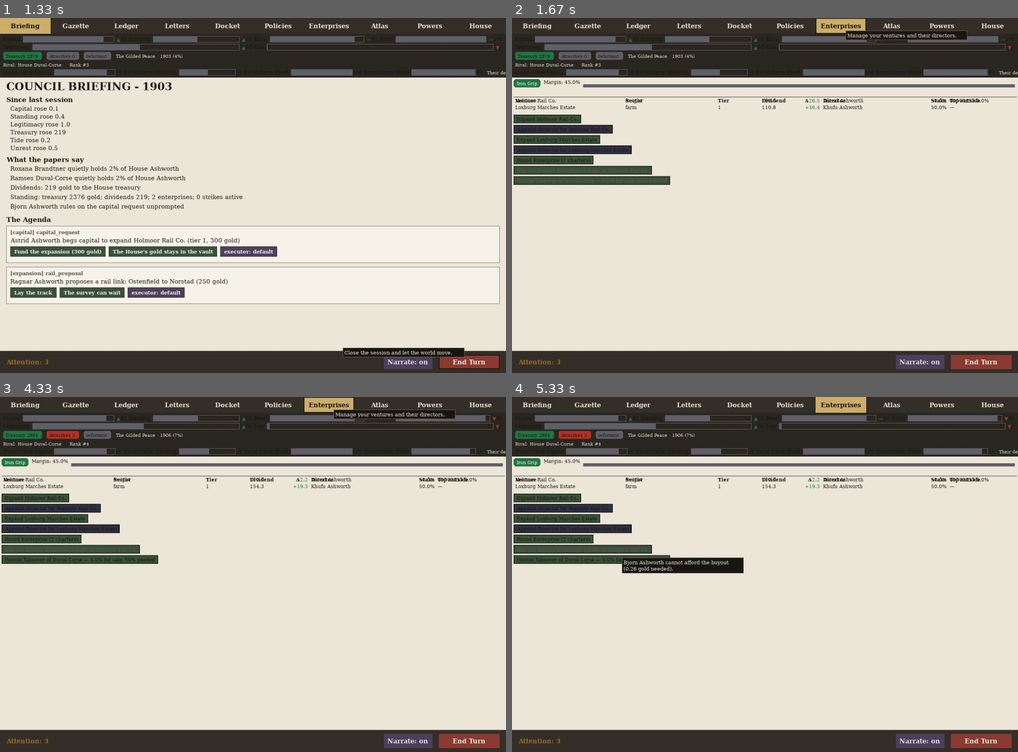
Above: before the commit, frames 1-4 (two rows, left to right).
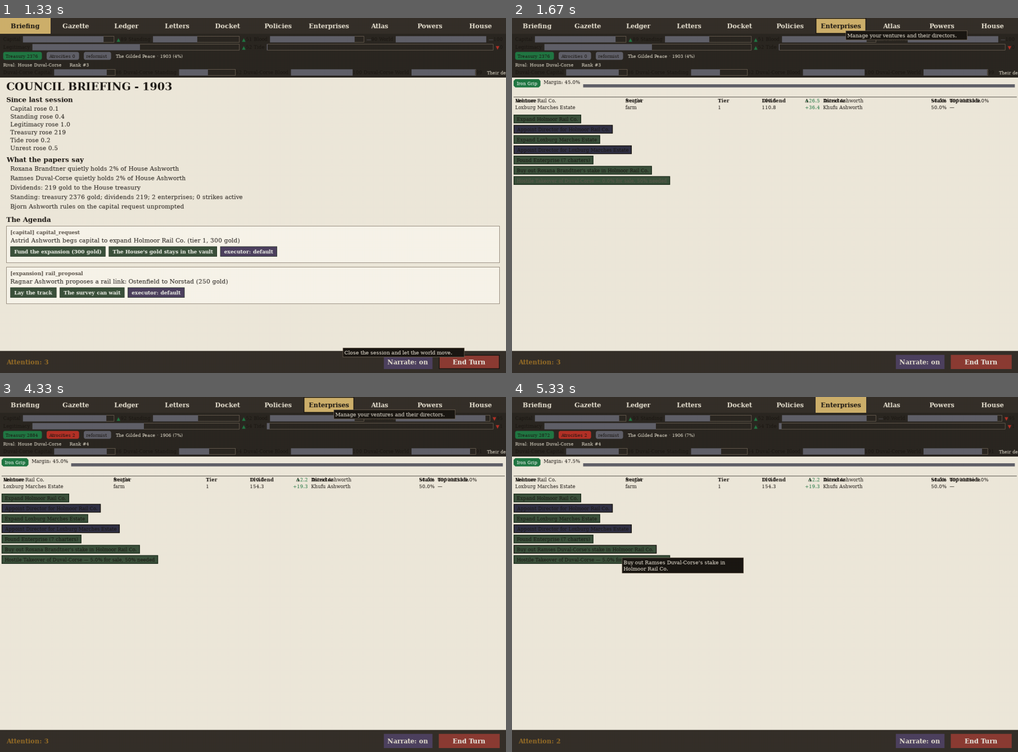
Above: after the commit, the same moments.

Repository: civersen222/Guilded-Age
Game: pygame game, started from gilded/__main__.py
Same seed, same stepped clock (60 frames per second), same inputs: the game is played once before the commit and once after it.
Inputs (mouse positions are in pixels of both pictures, inside the frame that each line leads up to):
- Up to frame 1 (1.33 s): click "Enterprises" at 0.38 s; click "End Turn" at 0.72 s; click "End Turn" at 1.05 s
- Up to frame 2 (1.67 s): click "Enterprises" at 1.38 s
- Up to frame 3 (4.33 s): click "End Turn" at 1.72 s; click (227, 666) at 2.05 s; click "End Turn" at 2.38 s; click (182, 499) at 2.72 s; click "Enterprises" at 4.05 s
- Up to frame 4 (5.33 s): click (618, 507) at 4.38 s; click (618, 553) at 5.22 s

Frame 1 is identical in both runs. In frame 2, 0.1% of the frame differs, in the area x 1-27%, y 42-44%; in frame 3, 0.1%; in frame 4, 0.4%, in the area x 1-95%, y 5-98%.

Commit message:
add stake_cost helper; update buyout to use house treasury instead of character purses

Diff:
--- a/gilded/society/shares.py
+++ b/gilded/society/shares.py
@@ -10,6 +10,12 @@
 from gilded.enterprises import output_gold
 from gilded.society.characters import modify_opinion
 from gilded.society.labor import dividend_multiplier
+
+
+def stake_cost(ent, pct, game) -> float:
+    """Cost to buy `pct` percent of an enterprise at current market value."""
+    val = game.market.value(ent, game)
+    return val * pct / 100.0
 
 
 def priced_transfer(ent, seller, buyer, pct, market, game, dry_run=False) -> float:
--- a/gilded/tests/test_ui_actions.py
+++ b/gilded/tests/test_ui_actions.py
@@ -154,8 +154,8 @@
     drawn = _collect_emitted_keys(state.view)
 
     assert drawn == {
-        "appoint_director", "close_director_picker", "end_turn",
-        "expand_enterprise", "open_director_picker",
+        "appoint_director", "close_director_picker", "defend_buyout",
+        "end_turn", "expand_enterprise", "open_director_picker",
         "place_informant", "rule", "select_province", "set_stance",
         "tab", "toggle_narrate",
     }, f"the drawn set moved: {sorted(drawn)}"
@@ -641,15 +641,12 @@
 
 
 def _fund_house(state, amount):
-    """Put *amount* in every purse in the player's house.
-
-    The buyout is routed through the domain SEAT HOLDER, not the ruler, and the
-    engine checks that person's purse. On the seed-99 fixture the seat holder
-    holds nothing while the ruler holds 140 gold -- so a test that funded only
-    the ruler would be testing the refusal path while believing it tested the
-    trade. Funding everyone makes the arrangement true whoever the engine picks,
-    without the test having to reach in and name the executor.
+    """Put *amount* in the house treasury and every character's purse.
+
+    The buyout now reads from the house treasury (not an individual purse).
+    Funding both keeps the helper honest whichever path the engine takes.
     """
+    state.game.houses[state.view.house].treasury = amount
     for c in state.game.realms[state.view.house].characters:
         c.gold_reserve = amount
 
@@ -664,65 +661,45 @@
 
 
 def test_the_buyout_reads_the_purse_the_engine_will_spend_from():
-    """FIND-3. A rich ruler does not make the trade affordable.
-
-    `initiative()` routes a purchase through the domain SEAT HOLDER, and
-    `_exec_share_trade` checks THAT person's gold -- not the ruler's. On the
-    seed-99 fixture the ruler holds 140 gold and the seat holder holds none,
-    so a button that read the ruler's purse would light up, spend the
-    attention, and buy nothing: a live control that silently does nothing,
-    which is the exact failure this arc exists to remove.
-
-    Both directions are asserted. Only refusing when the ruler is poor would
-    pass for a check that reads either purse; only accepting when the executor
-    is rich would pass for a check that reads neither. Together they name one
-    purse and no other.
+    """FIND-3. The buyout reads the house treasury, not individual purses.
+
+    Both directions are asserted. Only refusing when the treasury is empty
+    would pass for a check that reads either purse; only accepting when the
+    treasury is funded would pass for a check that reads neither. Together
+    they name one purse and no other.
     """
     state = _rich_state()
     view, game = state.view, state.game
     offer, _ent, _outside_id = _buyout_offer(view)
-    executor = _buy_executor(state)
-    ruler = game.realms[view.house].ruler
-    assert executor.id != ruler.id, (
-        "fixture premise moved: the executor IS the ruler, so this test "
-        "cannot tell the two purses apart")
-
-    # Rich ruler, empty executor -> must refuse, and must say whose purse.
-    _fund_house(state, 0.0)
-    ruler.gold_reserve = 10_000.0
+
+    # Empty treasury -> must refuse
+    game.houses[view.house].treasury = 0.0
     ok, why = act.ACTIONS["defend_buyout"].eligible(game, view.house,
                                                     offer["action"])
     assert not ok, (
-        f"the buyout was offered because the ruler is rich, but "
-        f"{executor.name}, who must actually pay, holds nothing")
-    assert executor.name in why, (
-        f"the refusal does not name the person who cannot pay: {why!r}")
-
-    # Empty ruler, rich executor -> must allow.
-    _fund_house(state, 0.0)
-    executor.gold_reserve = 10_000.0
+        "the buyout was offered despite an empty treasury")
+    assert why, "the refusal gave no reason"
+
+    # Funded treasury -> must allow
+    game.houses[view.house].treasury = 10_000.0
     ok2, why2 = act.ACTIONS["defend_buyout"].eligible(game, view.house,
                                                       offer["action"])
     assert ok2, (
-        f"the buyout was refused while {executor.name}, who pays for it, "
-        f"holds 10,000 gold: {why2}")
-
-    # And the dispatch must spend the SAME purse the check read. If the check
-    # reads the executor and the dispatch routes through the ruler, the button
-    # lights up on a purse it will never touch and the trade dies inside the
-    # engine -- the same silent nothing, one layer down.
+        f"the buyout was refused while treasury holds 10,000 gold: {why2}")
+
+    # And the dispatch must spend the SAME purse the check read.
     ent = next(e for e in game.enterprises
                if e.eid == offer["action"]["defend_buyout"][0])
     outside_id = offer["action"]["defend_buyout"][1]
     before = ent.ledger.get(outside_id, 0.0)
+    before_treasury = game.houses[view.house].treasury
     act.ACTIONS["defend_buyout"].dispatch(game, view.house, view,
                                           offer["action"])
     assert ent.ledger.get(outside_id, 0.0) < before, (
-        f"the buyout was allowed on {executor.name}'s 10,000 gold and then "
-        f"moved nothing; the dispatch is spending a different purse")
-    assert executor.gold_reserve < 10_000.0, (
-        f"the shares moved but {executor.name}, whose purse the button "
-        f"checked, still holds all 10,000 gold")
+        "the buyout was allowed on 10,000 treasury and then moved nothing; "
+        "the dispatch is spending a different purse")
+    assert game.houses[view.house].treasury < before_treasury, (
+        "the shares moved but treasury was not debited")
 
 
 def test_the_buyout_quote_is_the_price_the_engine_charges():
@@ -812,8 +789,7 @@
     house_ids = {c.id for c in game.realms[view.house].characters}
     before_holder = ent.ledger.get(outside_id, 0.0)
     before_house = sum(v for k, v in ent.ledger.items() if k in house_ids)
-    before_gold = sum(c.gold_reserve
-                      for c in game.realms[view.house].characters)
+    before_treasury = game.houses[view.house].treasury
     assert before_holder > 0, "fixture premise moved: nothing to buy out"
 
     ok, why = act.ACTIONS["defend_buyout"].eligible(game, view.house,
@@ -831,9 +807,8 @@
     gained = sum(v for k, v in ent.ledger.items() if k in house_ids) - before_house
     assert gained == pytest.approx(moved, rel=1e-9), (
         f"{moved:.4f}% left the holder but {gained:.4f}% reached the house")
-    after_gold = sum(c.gold_reserve
-                     for c in game.realms[view.house].characters)
-    assert after_gold < before_gold, "the shares moved but were free"
+    after_treasury = game.houses[view.house].treasury
+    assert after_treasury < before_treasury, "the shares moved but were free"
 
 
 def test_the_buyout_costs_one_attention():
--- a/gilded/ui/actions.py
+++ b/gilded/ui/actions.py
@@ -222,7 +222,7 @@
     ent = next((e for e in game.enterprises if e.eid == eid), None)
     if ent is None:
         return False, "The enterprise no longer exists."
-    from gilded.society.shares import priced_transfer
+    from gilded.society.shares import stake_cost
     by_id = {c.id: c for r in game.realms.values() for c in r.characters}
     seller = by_id.get(outside_id)
     if seller is None:
@@ -230,14 +230,12 @@
     pct = ent.ledger.get(outside_id, 0.0)
     if pct <= 0:
         return False, f"{seller.name} has no stake in {ent.name}."
-    from gilded.ai import _executor_for
-    realm = game.realms[house]
-    from gilded.docket import INITIATIVES, _fmt_gold
-    domain = INITIATIVES["buy_shares"][0]
-    executor = _executor_for(game, realm, domain)
-    quote = priced_transfer(ent, seller, executor, pct, game.market, game, dry_run=True)
-    if executor.gold_reserve < quote:
-        return False, f"{executor.name} cannot afford the buyout ({_fmt_gold(quote)} gold needed)."
+    from gilded.houses import House
+    house_obj: House = game.houses[house]
+    from gilded.docket import _fmt_gold
+    quote = stake_cost(ent, pct, game)
+    if house_obj.treasury < quote:
+        return False, f"House {house} cannot afford the buyout ({_fmt_gold(quote)} gold needed, {_fmt_gold(house_obj.treasury)} in treasury)"
     return True, ""
 
 
--- a/gilded/ui/broadsheet.py
+++ b/gilded/ui/broadsheet.py
@@ -32,19 +32,11 @@
 
 def _buyout_price(ent, owner_id, game):
     """Price to buy out a rival's stake in an enterprise."""
-    from gilded.society.shares import priced_transfer
-    from gilded.ai import _executor_for
-    from gilded.docket import INITIATIVES
-    by_id = {c.id: c for r in game.realms.values() for c in r.characters}
-    seller = by_id.get(owner_id)
-    if seller is None:
-        return 0
+    from gilded.society.shares import stake_cost
     pct = ent.ledger.get(owner_id, 0.0)
     if pct <= 0:
         return 0
-    realm = game.realms[ent.house]
-    executor = _executor_for(game, realm, INITIATIVES["buy_shares"][0])
-    return priced_transfer(ent, seller, executor, pct, game.market, game, dry_run=True)
+    return stake_cost(ent, pct, game)
 
 
 from gilded.papers import compose
